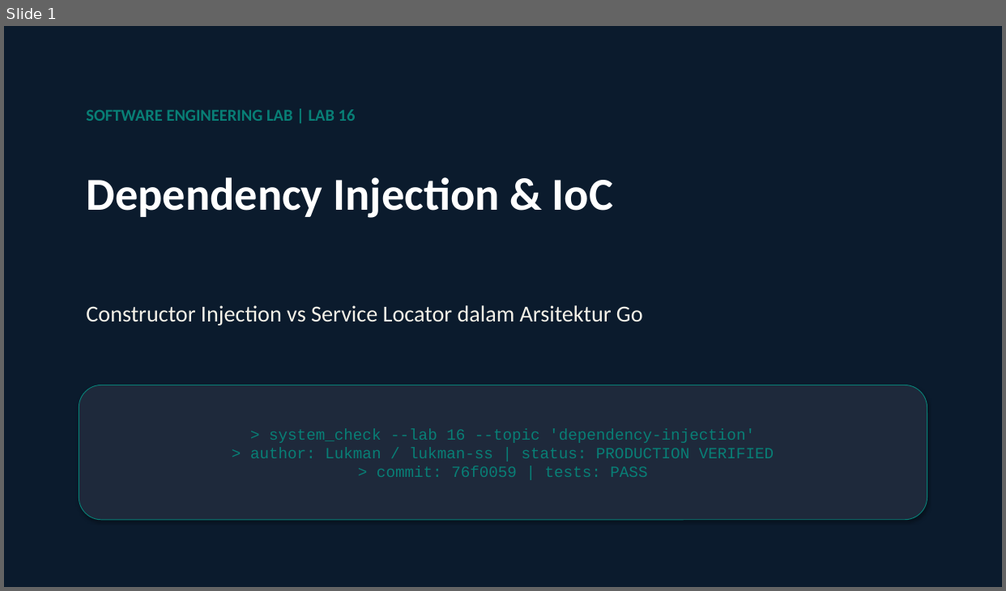
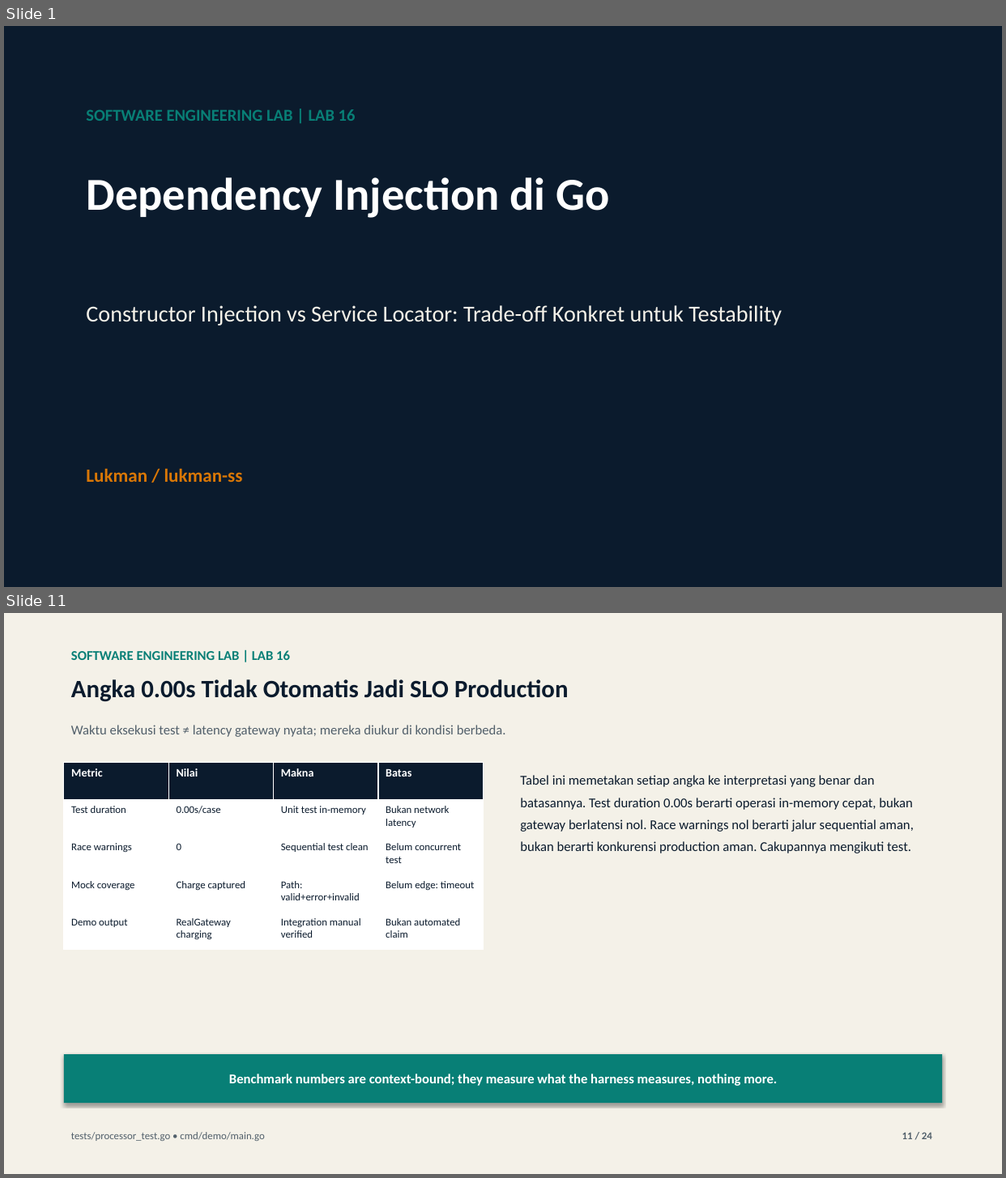
Before and after one commit to lukman-ss/software-engineering-lab, a slide deck: labs/16-dependency-injection/result/linkedin/lab-16-dependency-injection-carousel.pptx. Shown one above the other, each under a label of ours: slide 1 before the commit, slides 1 and 11 after it; the slides between them are not shown. The pictures are 1006x591 and 1006x1178 pixels, drawn with LibreOffice and Linux fonts; fonts in the diff are those of the drawing. Boxes give left, top, right and bottom in pixels: in the first picture for what was removed or moved away, otherwise in the second. Text is boxed around its words. In the diff, an @@ line names an element or a change of style, - is before the commit and + after.

Commit message:
feat(16-dependency-injection): publish carousel presentation, articles, and media deliverables
Complete publication package for Lab 16 (Dependency Injection):
Topic: Constructor Injection vs Service Locator: A Concrete Trade-off for Testability

- Carousel Deck: 24-slide visual storytelling deck in PDF and editable PPTX format
- Cover Artworks: Dual-language CRT covers (ID & EN 1920x1080 PNG)
- Technical Articles: Dev.to markdown draft and Medium HTML publication
- Reproducible Source: Defined via content_def.py with strict quality gates
- Claim Boundaries: Grounded in lab test assertions without exaggerated production claims

```diff
--- a/labs/16-dependency-injection/result/linkedin/lab-16-dependency-injection-carousel.pptx
+++ b/labs/16-dependency-injection/result/linkedin/lab-16-dependency-injection-carousel.pptx
@@ slide 11 added at (4,613,1002,1174), background #FFFFFF @@
@@ rectangle added at (4,613,1002,1174), fill #F4F1E8 @@
@@ text added at (71,650,290,660), 13 pt, text #087F76, bold @@
+SOFTWARE ENGINEERING LAB | LAB 16
@@ text added at (71,679,569,702), 24 pt, text #0B1B2D, bold @@
+Angka 0.00s Tidak Otomatis Jadi SLO Production
@@ text added at (71,725,506,737), 13 pt, text #52606B @@
+Waktu eksekusi test ≠ latency gateway nyata; mereka diukur di kondisi berbeda.
@@ table added at (64,763,484,950), 5 rows, 4 columns @@
+Metric | Nilai | Makna | Batas
+Test duration | 0.00s/case | Unit test in-memory | Bukan network latency
+Race warnings | 0 | Sequential test clean | Belum concurrent test
+Mock coverage | Charge captured | Path: valid+error+invalid | Belum edge: timeout
+Demo output | RealGateway charging | Integration manual verified | Bukan automated claim
@@ text added at (520,775,914,854), 13 pt, text #0B1B2D @@
+Tabel ini memetakan setiap angka ke interpretasi yang benar dan batasannya. Test duration 0.00s berarti operasi in-memory cepat, bukan gateway berlatensi nol. Race warnings nol berarti jalur sequential aman, bukan berarti konkurensi production aman. Cakupannya mengikuti test.
@@ rectangle added at (64,1054,942,1103), fill #087F76, 13 pt, text #FFFFFF, bold @@
+Benchmark numbers are context-bound; they measure what the harness measures, nothing more.
@@ text added at (71,1132,264,1141), 10 pt, text #52606B @@
+tests/processor_test.go • cmd/demo/main.go
@@ text added at (902,1132,932,1139), 10 pt, text #52606B, bold @@
+11 / 24
@@ slide 1 changed as well @@
@@ text at (86,177,609,218): text changed @@
-Dependency Injection & IoC
+Dependency Injection di Go
@@ text at (86,305,782,326): text changed @@
-Constructor Injection vs Service Locator dalam Arsitektur Go
+Constructor Injection vs Service Locator: Trade-off Konkret untuk Testability
@@ text "Lukman / lukman-ss": place and size @@
-text "Lukman / lukman-ss" at (79,386,927,520)
+text "Lukman / lukman-ss" at (86,468,243,482)
@@ text "Lukman / lukman-ss" at (86,468,243,482): vertical alignment middle to top; fill #1E293B to none; outline #087F76 0.75 pt to none; shadow off @@
@@ text at (86,468,243,482): text changed; size 15 to 18 pt; font Courier New to Calibri; text colour #087F76 to #D97706; bold on @@
-> system_check --lab 16 --topic 'dependency-injection'
-> author: Lukman / lukman-ss | status: PRODUCTION VERIFIED
-> commit: 76f0059 | tests: PASS
+Lukman / lukman-ss
```
Also in this commit, not shown: 20 other slides changed, 2 other slides added, 3 slides removed, 9 other files.
